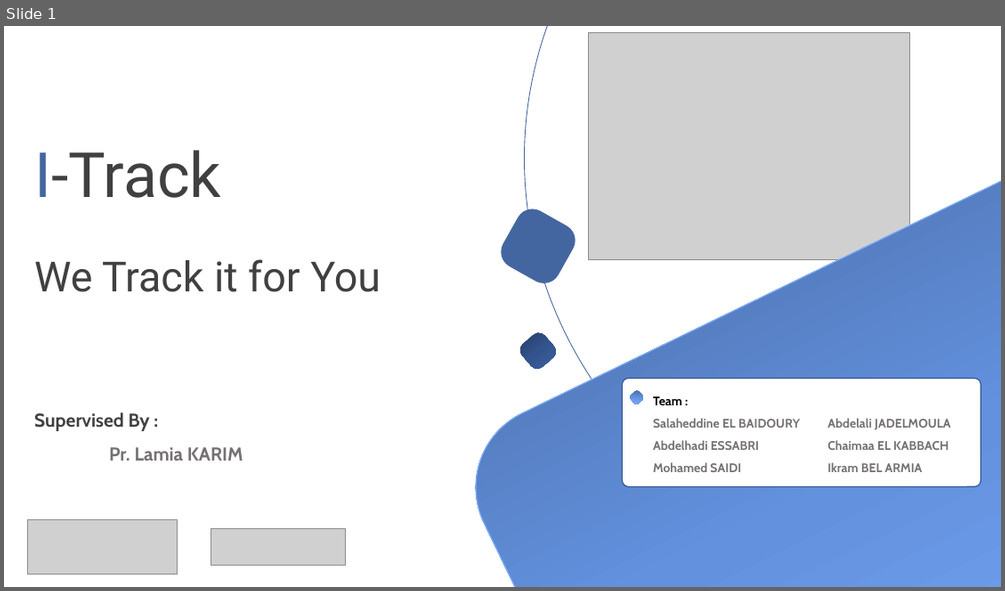
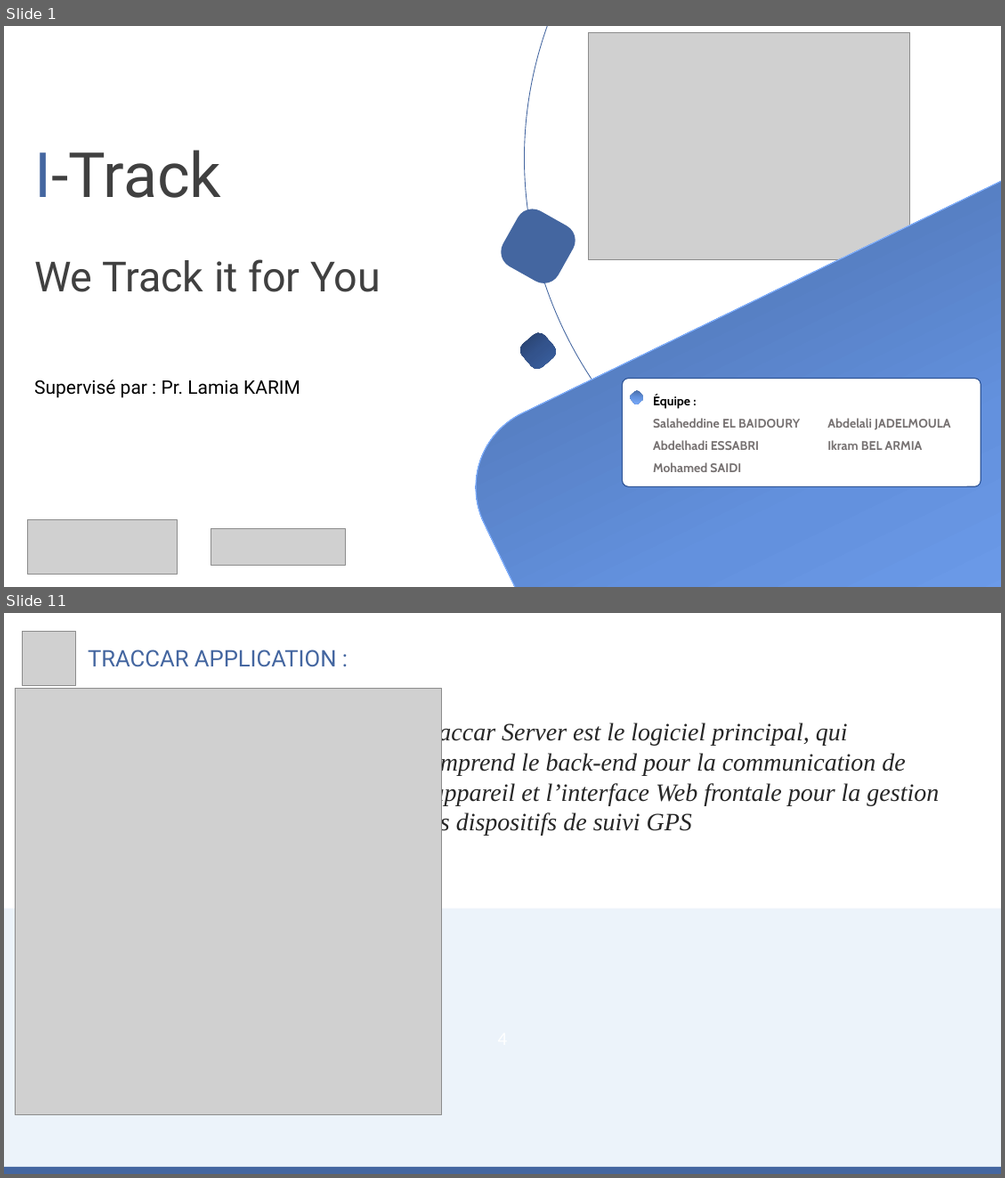
Before and after one commit to MiSalah/Real-Time-Data-Streaming-Analytics-System-for-tracking-Pedestrians, a slide deck: Progress' Presentations/Etat d'avancement - S1.pptx. Shown one above the other, each under a label of ours: slide 1 before the commit, slides 1 and 11 after it; the slides between them are not shown. The pictures are 1005x591 and 1005x1178 pixels, drawn with LibreOffice and Linux fonts; fonts in the diff are those of the drawing; grey boxes stand for pictures. Boxes give left, top, right and bottom in pixels: in the first picture for what was removed or moved away, otherwise in the second. Text is boxed around its words. In the diff, an @@ line names an element or a change of style, - is before the commit and + after.

```diff
--- a/Progress' Presentations/Etat d'avancement - S1.pptx
+++ b/Progress' Presentations/Etat d'avancement - S1.pptx
@@ slide 11 added at (x1=4, y1=613, x2=1001, y2=1174), background #FFFFFF @@
@@ picture added at (x1=22, y1=631, x2=76, y2=686) @@
@@ text added at (x1=88, y1=649, x2=337, y2=667), 22 pt, text #4466A0 @@
+TRACCAR APPLICATION :
@@ picture added at (x1=16, y1=689, x2=442, y2=1115) @@
@@ text added at (x1=417, y1=722, x2=938, y2=835), 24 pt, text #262626, italic @@
+Traccar Server est le logiciel principal, qui comprend le back-end pour la communication de l’appareil et l’interface Web frontale pour la gestion des dispositifs de suivi GPS
@@ rectangle added at (x1=4, y1=908, x2=1001, y2=1167), fill #ECF3FA @@
@@ rectangle added at (x1=4, y1=1167, x2=1001, y2=1174), fill #4466A0 @@
@@ slide 1 changed as well @@
@@ text at (x1=34, y1=379, x2=300, y2=398): text changed; font Cabin to Roboto; text colour #404040 to #000000; bold off @@
-Supervised By :
-Pr. Lamia KARIM
+Supervisé par : Pr. Lamia KARIM
@@ text at (x1=653, y1=394, x2=690, y2=409): text changed @@
-Team :
+Équipe :
@@ text at (x1=827, y1=440, x2=948, y2=450): paragraph removed @@
-Chaimaa EL KABBACH
```
Also in this commit, not shown: 2 other slides changed, 10 other slides added, 4 slides removed, 2 other files.
